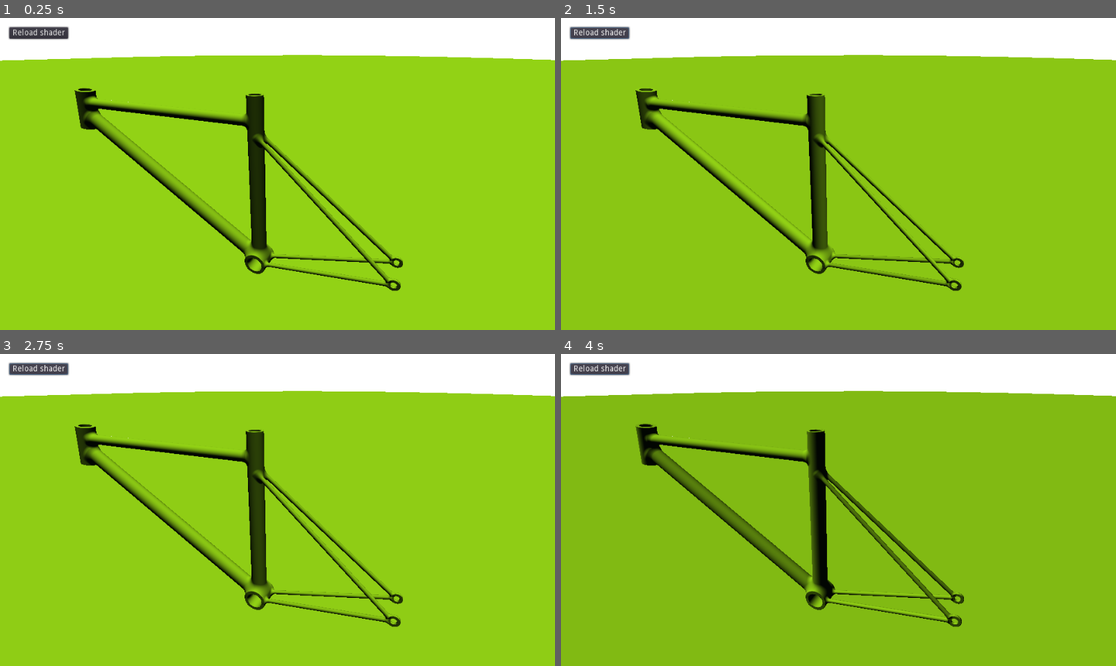
Above: before the commit, frames 1-4 (two rows, left to right).
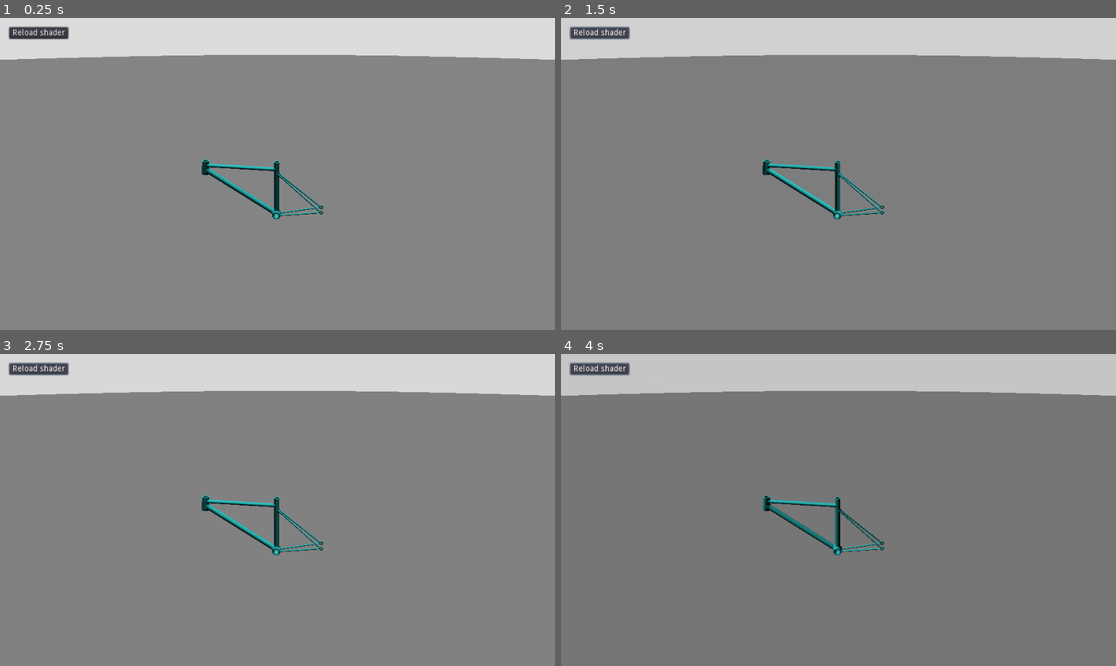
Above: after the commit, the same moments.

Repository: Kwarf/cykelramen
Game: Godot game, scene res://Demo.tscn
The game is run twice, just before and just after one commit, with the same random seed, the same clock (stepped at 60 frames per second) and the same inputs.
Inputs:
- Up to frame 1 (0.25 s): no input
- Up to frame 2 (1.5 s): tap Enter at 0.5 s; tap R at 0.6 s; click "Reload shader" at 1.25 s
- Up to frame 3 (2.75 s): tap R at 2.1 s
- Up to frame 4 (4 s): tap R at 2.85, 3.6 s

The runs differ from the first frame. In frame 1, 100% of the frame differs, in the area x 0-100%, y 0-100%; in frame 2, 100%; in frame 3, 100%; in frame 4, 100%.

Commit message:
Color me surprised

Diff:
--- a/Demo.shader
+++ b/Demo.shader
@@ -21,6 +21,11 @@
 	float hh = h / 2.0;
 	vec2 w = vec2(sdf, abs(p.z + hh) - hh);
 	return min(max(w.x,w.y),0.0) + length(max(w,0.0));
+}
+
+vec4 opMinColored(vec4 a, vec4 b)
+{
+	return a.w < b.w ? a : b;
 }
 
 float sdPlane(vec3 p, vec3 n, float h)
@@ -116,58 +121,58 @@
 	return t;
 }
 
-float sdf(vec3 pos)
+vec4 scene(vec3 pos)
 {
 	// Floor plane
-	float t = sdPlane(pos, vec3(0.0, 1.0, 0.0), 1.0);
+	vec4 p = vec4(0.6, 0.6, 0.6, sdPlane(pos, vec3(0.0, 1.0, 0.0), 1.0));
 
 	// Bike
-	t = min(t, sdBikeFrame(pos));
-
-	return t;
-}
-
-float march(vec3 origin, vec3 direction)
-{
-	float t = 0.0;
+	vec4 b = vec4(0.2, 0.9, 0.9, sdBikeFrame(pos));
+
+	return opMinColored(p, b);
+}
+
+vec4 march(vec3 origin, vec3 direction)
+{
+	vec4 t = vec4(1.0, 1.0, 1.0, -1.0);
 
 	for (int i = 0; i < 128; i++)
 	{
-		float res = sdf(origin + direction * t);
-		if (res < (0.0001 * t))
+		vec4 res = scene(origin + direction * t.w);
+		if (res.w < (0.0001 * t.w))
 		{
-			return t;
+			return vec4(res.rgb, t.w);
 		}
-		t += res;
+		t.w += res.w;
 	}
 
-	return -1.0;
+	return t;
 }
 
 vec3 getNormal(vec3 pos)
 {
-	float c = sdf(pos);
+	float c = scene(pos).w;
 	vec2 epsZero = vec2(0.001, 0.0);
-	return normalize(vec3(sdf(pos + epsZero.xyy), sdf(pos + epsZero.yxy), sdf(pos + epsZero.yyx)) - c);
+	return normalize(vec3(scene(pos + epsZero.xyy).w, scene(pos + epsZero.yxy).w, scene(pos + epsZero.yyx).w) - c);
 }
 
 vec3 render(vec3 rayOrigin, vec3 rayDirection)
 {
 	vec3 color = vec3(1, 1, 1);
-	float t = march(rayOrigin, rayDirection);
+	vec4 t = march(rayOrigin, rayDirection);
 
 	vec3 L = normalize(vec3(sin(iTime)*1.0, cos(iTime*0.5)+2.0, -0.5));
 
-	if (t > -1.0)
+	if (t.w > -1.0)
 	{
-		vec3 pos = rayOrigin + rayDirection * t;
+		vec3 pos = rayOrigin + rayDirection * t.w;
 		vec3 N = getNormal(pos);
 
-		vec3 objectSurfaceColour = vec3(0.4, 0.8, 0.1);
+		vec3 objectSurfaceColour = t.rgb;
 		// L is vector from surface point to light, N is surface normal. N and L must be normalized!
 		float NoL = max(dot(N, L), 0.0);
-		vec3 LDirectional = vec3(1.80,1.27,0.99) * NoL;
-		vec3 LAmbient = vec3(0.03, 0.04, 0.1);
+		vec3 LDirectional = vec3(1.0,1.0,1.0) * NoL;
+		vec3 LAmbient = vec3(0.1, 0.1, 0.1);
 		vec3 diffuse = objectSurfaceColour * (LDirectional + LAmbient);
 
 		color = diffuse;
@@ -176,7 +181,7 @@
 		vec3 shadowRayOrigin = pos + N * 0.01;
 		vec3 shadowRayDir = L;
 		t = march(shadowRayOrigin, shadowRayDir);
-		if (t >= -1.0)
+		if (t.w >= -1.0)
 		{
 			shadow = 1.0;
 		}
--- a/Demo.tscn
+++ b/Demo.tscn
@@ -29,7 +29,7 @@
 }
 
 [node name="Camera" type="Position3D" parent="."]
-transform = Transform( 0.929911, 0, 0.367784, 0.15874, 0.902059, -0.401362, -0.331762, 0.431614, 0.838835, -0.3812, 0.654782, -0.724655 )
+transform = Transform( 0.984176, -0.112154, 0.137182, 0.15874, 0.902059, -0.401362, -0.078731, 0.416788, 0.905588, -0.3812, 1.50386, -2.47523 )
 
 [node name="Target" type="Position3D" parent="Camera"]
 transform = Transform( 1, 0, 0, 0, 1, 0, 0, 0, 1, 0, 0, 1 )
Not shown, added: README.md
